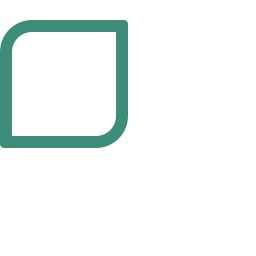
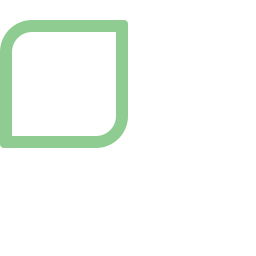
Before/after of a 256 × 256 layered artwork. What changed in the layer stack:
painted on "Ellipse" over [0, 20, 128, 148]
